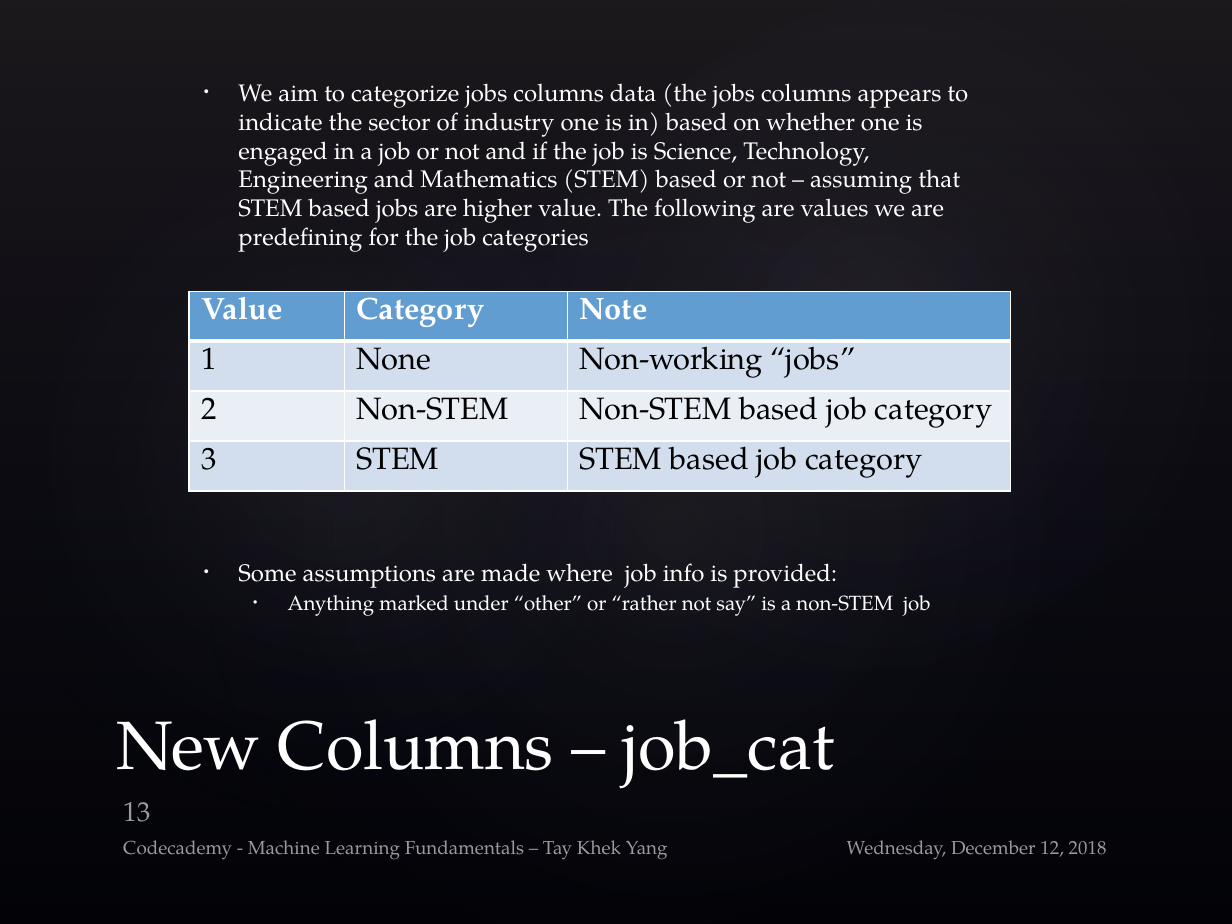
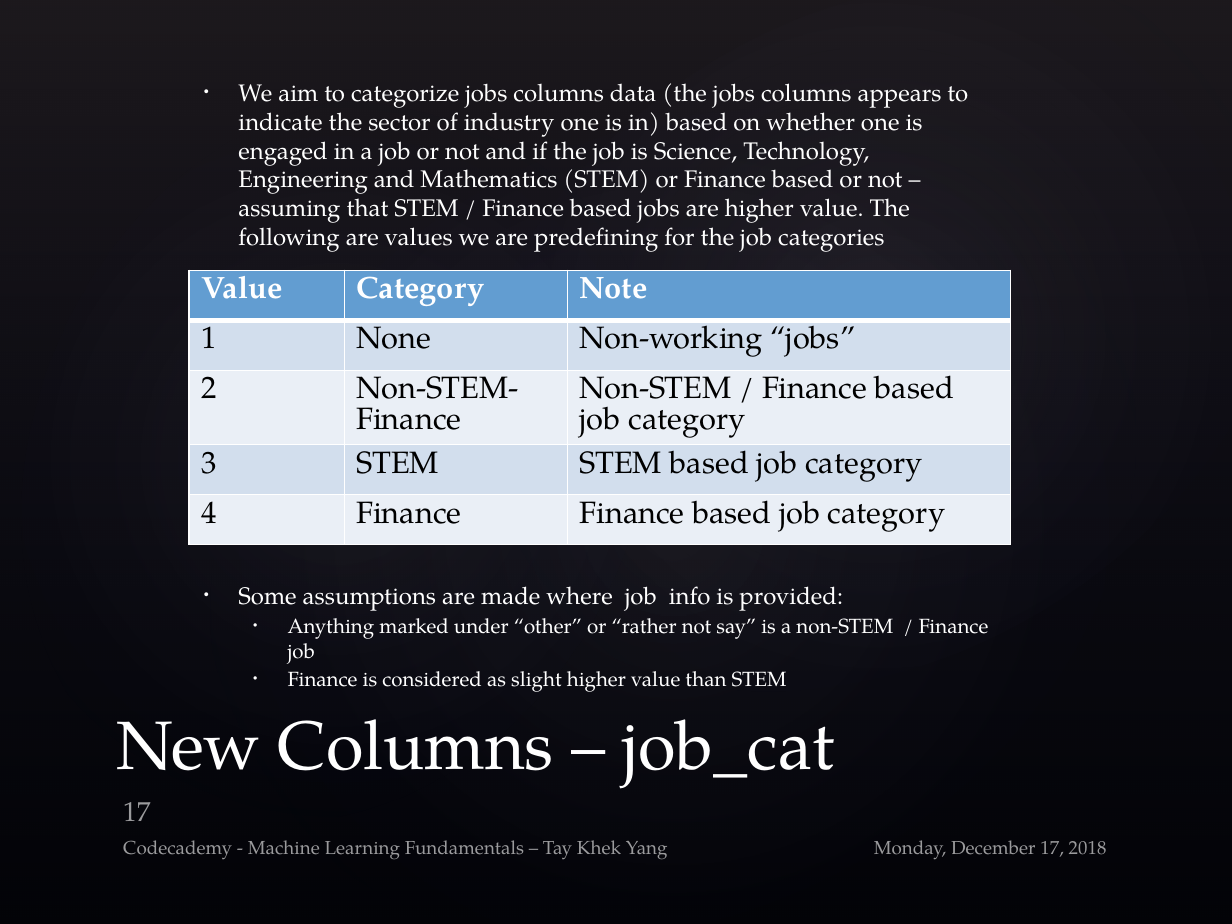
Before and after one commit to rivacordex/date-a-scientist, a slide deck: slide 17 of MachineLearning_Submit/ML_Khek_V1.pptx (slide 13 before the commit). Drawn at 1232x924 pixels with LibreOffice and Linux fonts; fonts in the diff are those of the drawing; background and template pictures are left out. Boxes give left, top, right and bottom in pixels: in the first picture for what was removed or moved away, otherwise in the second. Text is boxed around its words. In the diff, an @@ line names an element or a change of style, - is before the commit and + after.

```diff
--- a/MachineLearning_Submit/ML_Khek_V1.pptx
+++ b/MachineLearning_Submit/ML_Khek_V1.pptx
@@ text at box(238, 83, 968, 252): text changed @@
-• We aim to categorize jobs columns data (the jobs columns appears to indicate the sector of industry one is in) based on whether one is engaged in a job or not and if the job is Science, Technology, Engineering and Mathematics (STEM) based or not – assuming that STEM based jobs are higher value. The following are values we are predefining for the job categories
+• We aim to categorize jobs columns data (the jobs columns appears to indicate the sector of industry one is in) based on whether one is engaged in a job or not and if the job is Science, Technology, Engineering and Mathematics (STEM) or Finance based or not – assuming that STEM / Finance based jobs are higher value. The following are values we are predefining for the job categories
@@ table at box(190, 270, 1011, 556) @@
-row 3, column 2: Non-STEM
+row 3, column 2: Non-STEM-Finance
-row 3, column 3: Non-STEM based job category
+row 3, column 3: Non-STEM / Finance based job category
+row 5: 4 | Finance | Finance based job category
@@ table: place and size @@
-table at box(190, 291, 1011, 490)
+table at box(190, 270, 1011, 556)
@@ text "Some assumptions are made where ...": place and size @@
-text "Some assumptions are made where ..." at box(238, 563, 930, 616)
+text "Some assumptions are made where ..." at box(238, 586, 989, 692)
@@ text at box(288, 618, 989, 692): text changed @@
-  • Anything marked under “other” or “rather not say” is a non-STEM job
+  • Anything marked under “other” or “rather not say” is a non-STEM / Finance job
+  • Finance is considered as slight higher value than STEM
@@ page number at box(123, 802, 150, 821): text changed @@
-13
+17
@@ text at box(874, 840, 1107, 859): text changed @@
-Wednesday, December 12, 2018
+Monday, December 17, 2018
```
Also in this commit, not shown: 24 other slides changed, 7 slides added, 1 other file.
